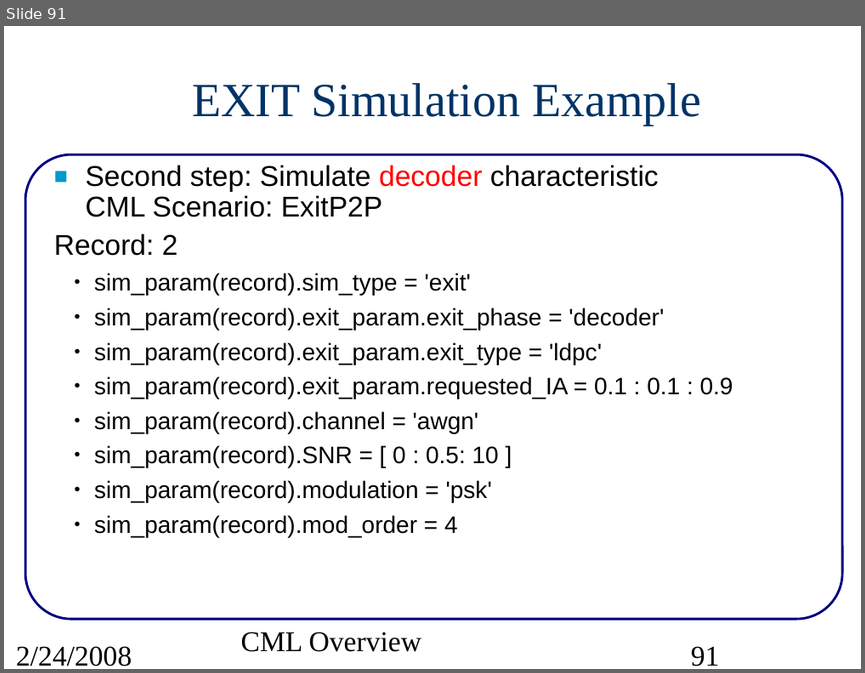
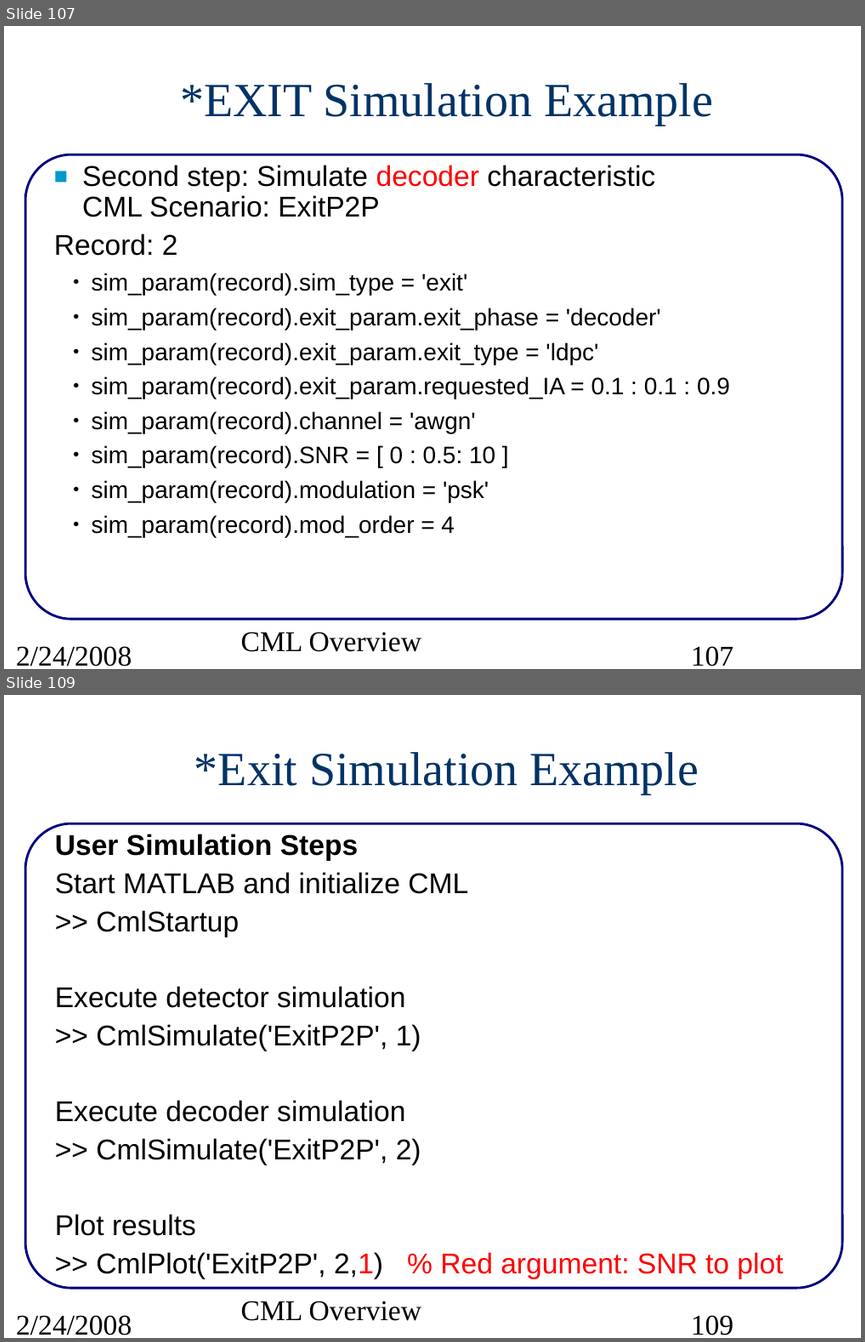
Before and after one commit to marcusmueller/iscml, a slide deck: pcs/projects/cml/doc/src/CMLoverview.ppt. Shown one above the other, each under a label of ours: slide 91 before the commit, slides 107 and 109 after it; the slides between them are not shown. The pictures are 865x673 and 865x1342 pixels, drawn with LibreOffice and Linux fonts; fonts in the diff are those of the drawing. Boxes give left, top, right and bottom in pixels: in the first picture for what was removed or moved away, otherwise in the second. Text is boxed around its words. In the diff, an @@ line names an element or a change of style, - is before the commit and + after.

Commit message:
Bug fix in J() mutual information function. Modification to DncTwrc, LdpcHmat, ExitP2P scenario files.

```diff
--- a/pcs/projects/cml/doc/src/CMLoverview.ppt
+++ b/pcs/projects/cml/doc/src/CMLoverview.ppt
@@ slide 109 added at bbox=[4, 695, 861, 1338], background #FFFFFF; not listed: 1 template element that a slide beside it also shows @@
@@ title added at bbox=[194, 752, 698, 794], 40 pt, text #003366 @@
+*Exit Simulation Example
@@ text added at bbox=[55, 834, 783, 1279], 24 pt, text #000000 @@
+User Simulation Steps
+Start MATLAB and initialize CML
+>> CmlStartup
+Execute detector simulation
+>> CmlSimulate('ExitP2P', 1)
+Execute decoder simulation
+>> CmlSimulate('ExitP2P', 2)
+Plot results
+>> CmlPlot('ExitP2P', 2,1) % Red argument: SNR to plot
@@ text added at bbox=[241, 1300, 421, 1321], 24 pt, text #000000 @@
+CML Overview
@@ text added at bbox=[16, 1315, 132, 1335], 24 pt, text #000000 @@
+2/24/2008
@@ page number added at bbox=[691, 1315, 733, 1335], 24 pt, text #000000 @@
+109
@@ what was slide 91 is now slide 107 @@
@@ slide 107 changed as well @@
@@ title at bbox=[180, 83, 713, 125]: text changed @@
-EXIT Simulation Example
+*EXIT Simulation Example
@@ text "Second step: Simulate decoder characteristic ..." at bbox=[54, 165, 730, 537]: indent changed @@
@@ page number at bbox=[691, 646, 733, 666]: text changed @@
-91
+107
```
Also in this commit, not shown: 91 other slides changed, 16 other slides added, 4 other files.
